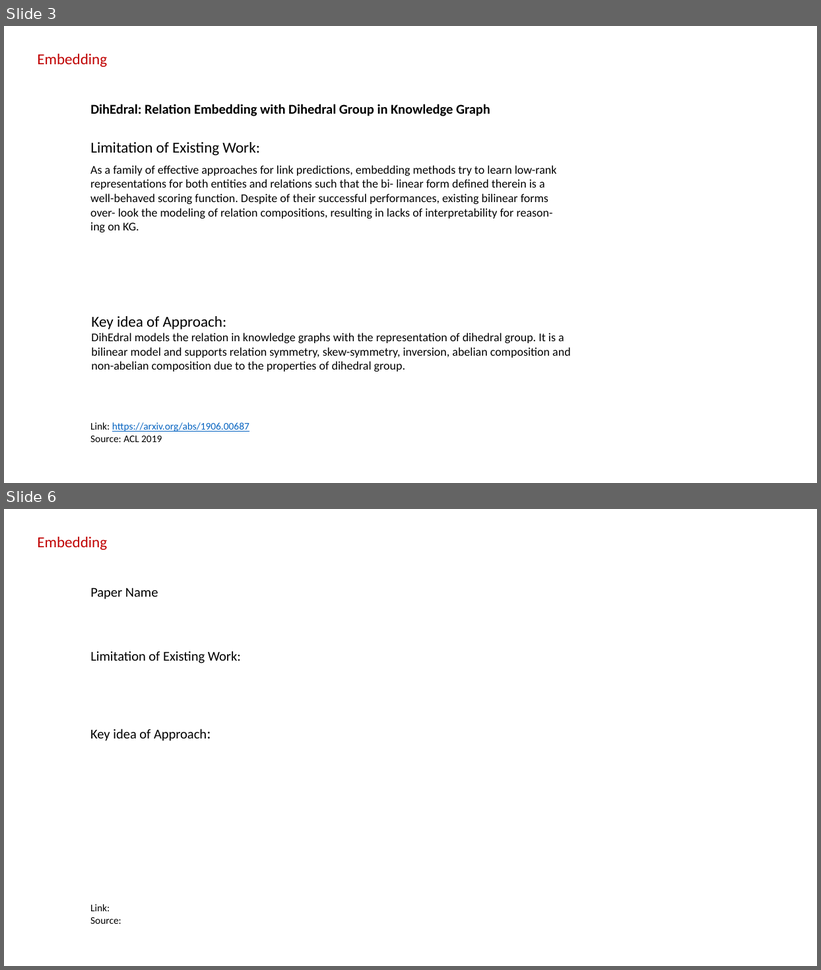
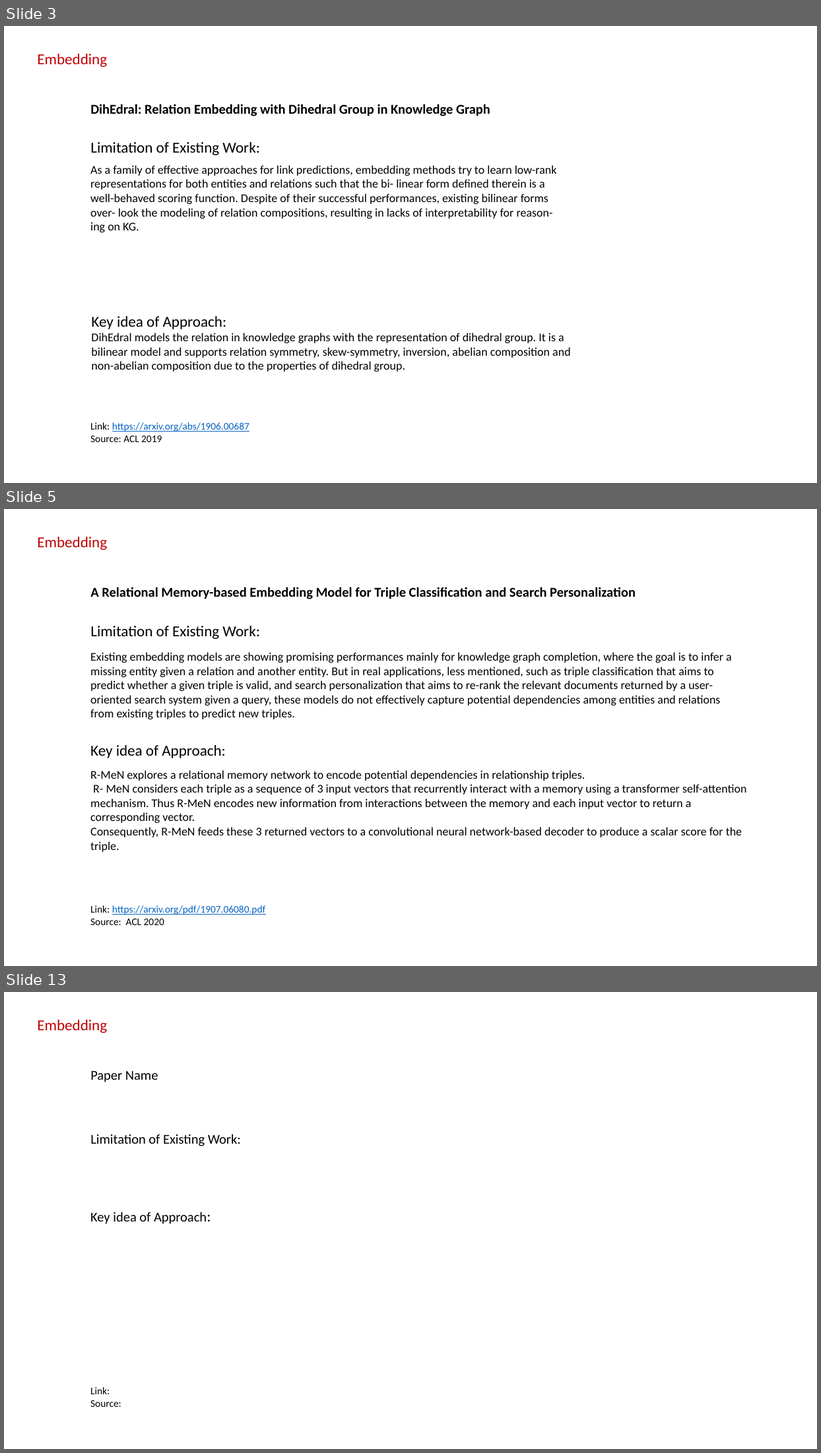
Before and after one commit to sylviawangfr/KGpaper, a slide deck: slides.pptx. Shown one above the other, each under a label of ours: slides 3 and 6 before the commit, slides 3, 5 and 13 after it; the slides between them are not shown. The pictures are 821x970 and 821x1453 pixels, drawn with LibreOffice and Linux fonts; fonts in the diff are those of the drawing. Boxes give left, top, right and bottom in pixels: in the first picture for what was removed or moved away, otherwise in the second. Text is boxed around its words. In the diff, an @@ line names an element or a change of style, - is before the commit and + after.

```diff
--- a/slides.pptx
+++ b/slides.pptx
@@ slide 5 added at (4,509,817,966), background #FFFFFF @@
@@ text added at (37,537,107,550), 18 pt, text #C00000 @@
+Embedding
@@ title added at (90,587,636,599), 16 pt, text #000000, bold @@
+A Relational Memory-based Embedding Model for Triple Classification and Search Personalization
@@ subtitle added at (90,626,259,639), 18 pt, text #000000 @@
+Limitation of Existing Work:
@@ text added at (90,652,732,720), 14 pt, text #000000 @@
+Existing embedding models are showing promising performances mainly for knowledge graph completion, where the goal is to infer a missing entity given a relation and another entity. But in real applications, less mentioned, such as triple classification that aims to predict whether a given triple is valid, and search personalization that aims to re-rank the relevant documents returned by a user-oriented search system given a query, these models do not effectively capture potential dependencies among entities and relations from existing triples to predict new triples.
@@ text added at (90,745,226,758), 18 pt, text #000000 @@
+Key idea of Approach:
@@ text added at (90,770,747,852), 14 pt, text #000000 @@
+R-MeN explores a relational memory network to encode potential dependencies in relationship triples.
+R- MeN considers each triple as a sequence of 3 input vectors that recurrently interact with a memory using a transformer self-attention mechanism. Thus R-MeN encodes new information from interactions between the memory and each input vector to return a corresponding vector.
+Consequently, R-MeN feeds these 3 returned vectors to a convolutional neural network-based decoder to produce a scalar score for the triple.
@@ text added at (90,906,265,925), 12 pt, text #0563C1, underline @@
+Link: https://arxiv.org/pdf/1907.06080.pdf
+Source: ACL 2020
@@ what was slide 6 is now slide 13 @@
```
Also in this commit, not shown: 5 slides changed, 7 other slides added, 1 other file.
